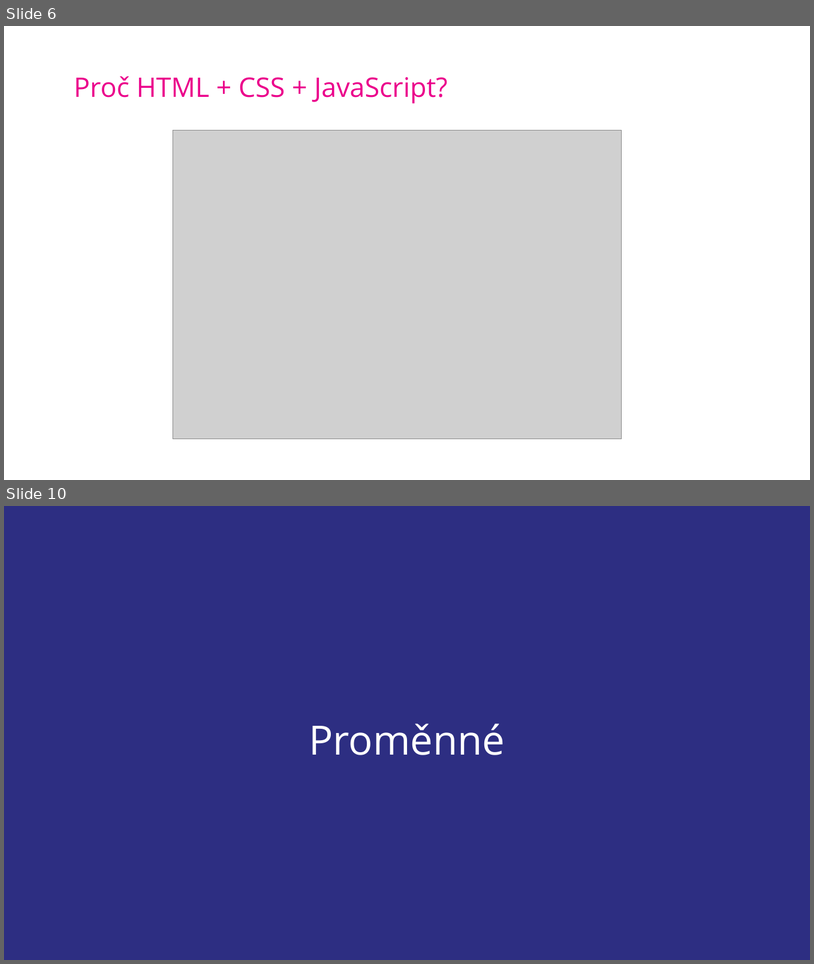
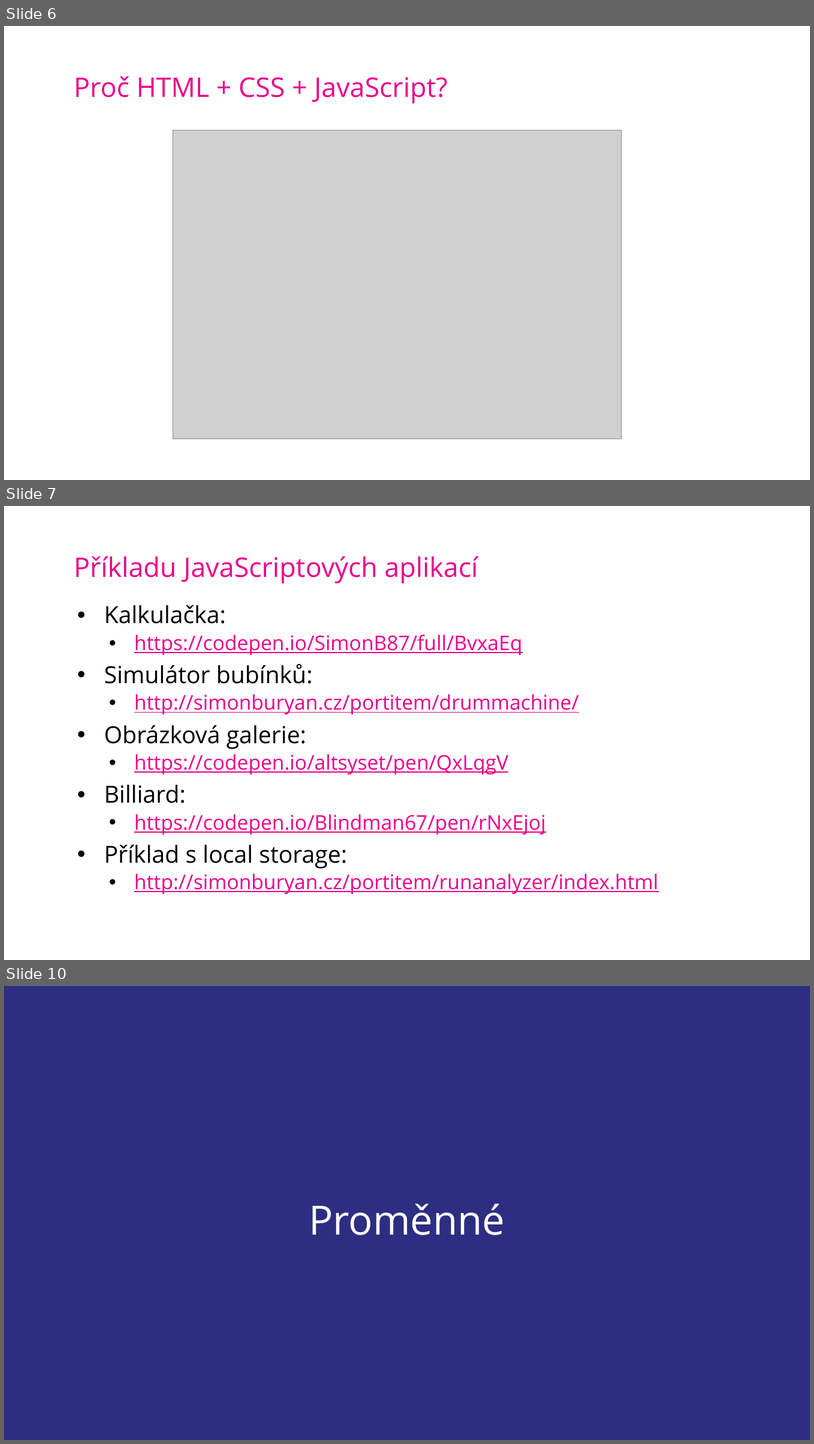
Before and after one commit to SimonB87/LetniSkola2020JS, a slide deck: JS-SB-LetnIskola2020.pptx. Shown one above the other, each under a label of ours: slides 6 and 10 before the commit, slides 6, 7 and 10 after it; the slides between them are not shown. The pictures are 814x964 and 814x1444 pixels, drawn with LibreOffice and Linux fonts; fonts in the diff are those of the drawing; grey boxes stand for pictures; background and template pictures are left out. Boxes give left, top, right and bottom in pixels: in the first picture for what was removed or moved away, otherwise in the second. Text is boxed around its words. In the diff, an @@ line names an element or a change of style, - is before the commit and + after.

```diff
--- a/JS-SB-LetnIskola2020.pptx
+++ b/JS-SB-LetnIskola2020.pptx
@@ slide 7 added at [4,506,810,960], background picture (left out) @@
@@ title added at [74,556,478,583], 32 pt, text #EB008B @@
+Příkladu JavaScriptových aplikací
@@ text added at [104,605,659,894], 24 pt, text #EB008B, underline @@
+• Kalkulačka:
+  • https://codepen.io/SimonB87/full/BvxaEq
+• Simulátor bubínků:
+  • http://simonburyan.cz/portitem/drummachine/
+• Obrázková galerie:
+  • https://codepen.io/altsyset/pen/QxLqgV
+• Billiard:
+  • https://codepen.io/Blindman67/pen/rNxEjoj
+• Příklad s local storage:
+  • http://simonburyan.cz/portitem/runanalyzer/index.html
```
Also in this commit, not shown: 4 slides changed, 1 other slide added, 2 slides removed.
